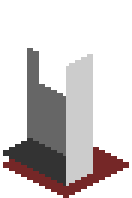
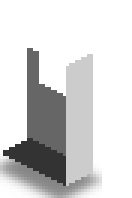
Two versions of the same layered image (132 × 198). Layer-by-layer changes:
added layer "Shadow copy" (60%) above "Bottom" over (0, 147, 102, 198)
hid "Bottom" over (3, 147, 129, 198)
